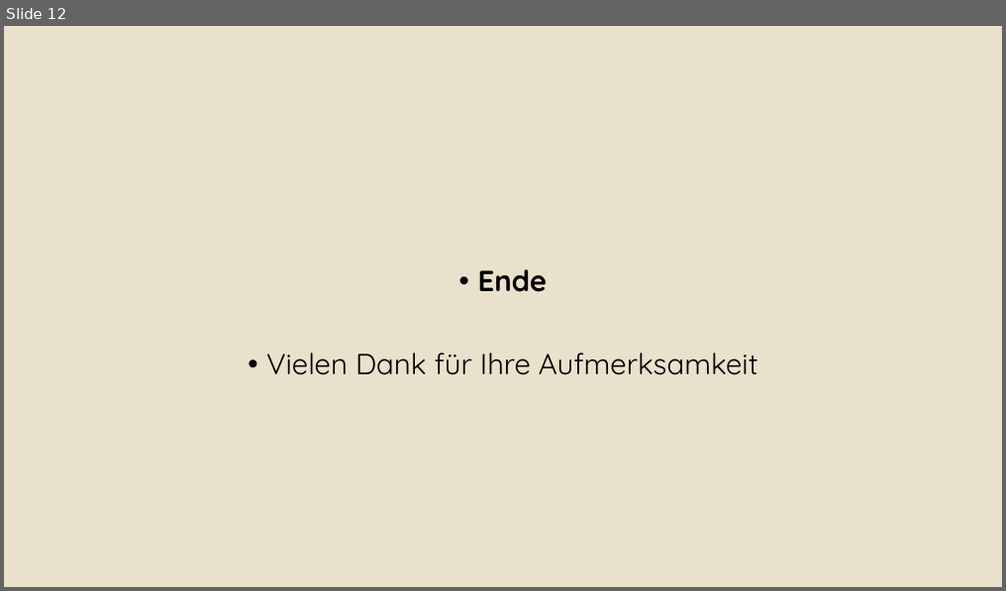
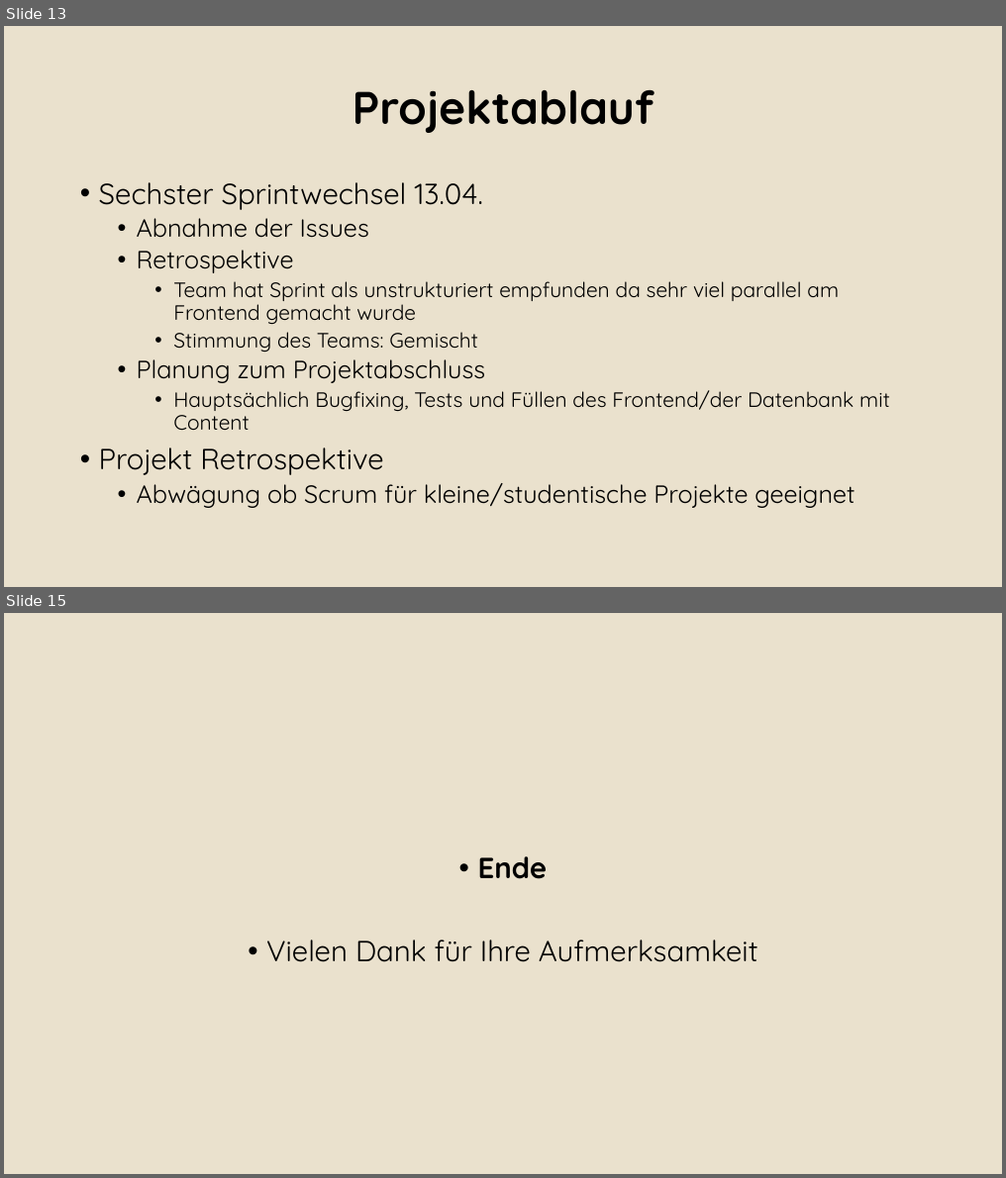
Before and after one commit to Alergeek/Dokumentation, a slide deck: Allergeeks/Corporate Design/Bsp Präsi.pptx. Shown one above the other, each under a label of ours: slide 12 before the commit, slides 13 and 15 after it; the slides between them are not shown. The pictures are 1006x591 and 1006x1178 pixels, drawn with LibreOffice and Linux fonts; fonts in the diff are those of the drawing; background and template pictures are left out. Boxes give left, top, right and bottom in pixels: in the first picture for what was removed or moved away, otherwise in the second. Text is boxed around its words. In the diff, an @@ line names an element or a change of style, - is before the commit and + after.

```diff
--- a/Allergeeks/Corporate Design/Bsp Präsi.pptx
+++ b/Allergeeks/Corporate Design/Bsp Präsi.pptx
@@ slide 13 added at [4, 26, 1002, 587], background #EAE2CE @@
@@ title added at [352, 90, 654, 133], 44 pt, text #000000, bold @@
+Projektablauf
@@ text added at [99, 182, 890, 508], 20 pt, text #000000 @@
+• Sechster Sprintwechsel 13.04.
+  • Abnahme der Issues
+  • Retrospektive
+    • Team hat Sprint als unstrukturiert empfunden da sehr viel parallel am Frontend gemacht wurde
+    • Stimmung des Teams: Gemischt
+  • Planung zum Projektabschluss
+    • Hauptsächlich Bugfixing, Tests und Füllen des Frontend/der Datenbank mit Content
+• Projekt Retrospektive
+  • Abwägung ob Scrum für kleine/studentische Projekte geeignet
@@ what was slide 12 is now slide 15 @@
```
Also in this commit, not shown: 2 slides changed, 11 other slides added, 9 slides removed, 5 other files.
